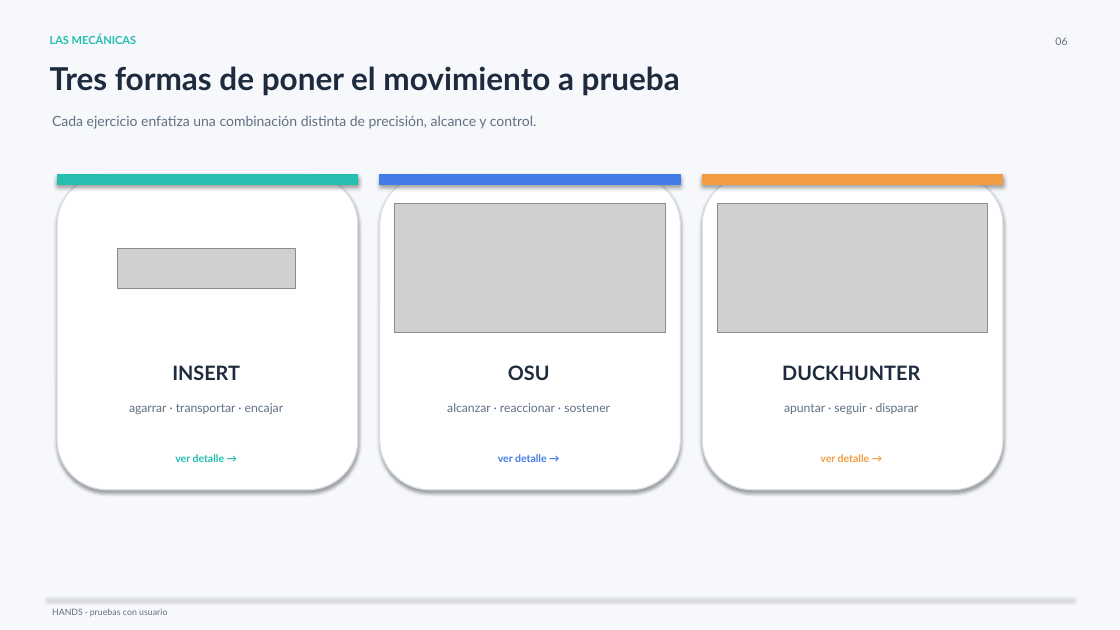
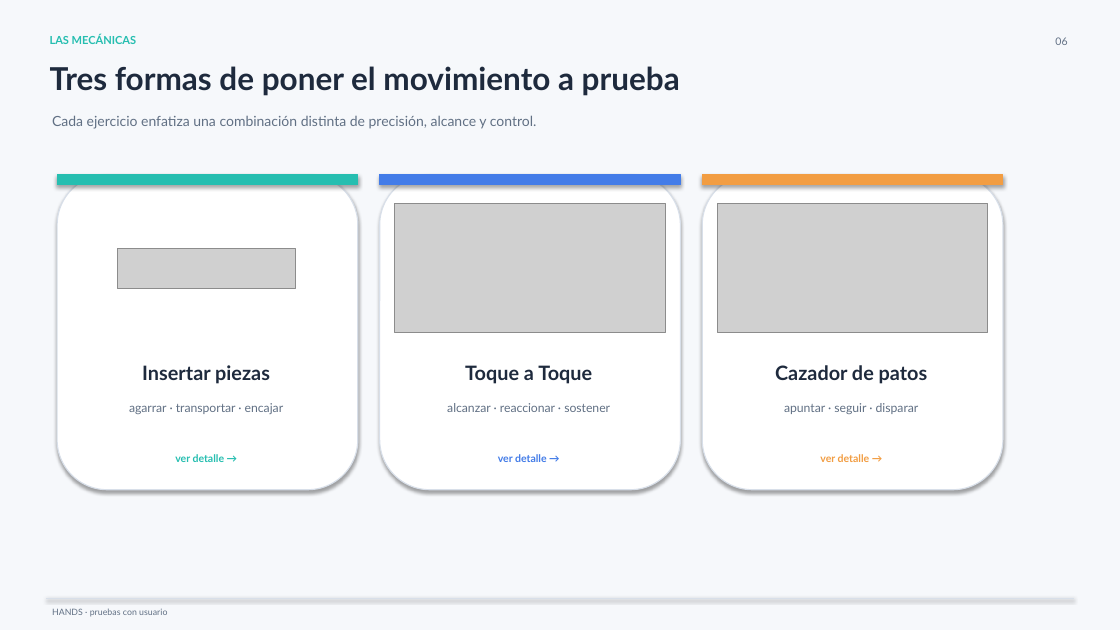
Before and after one commit to sanxxtiago/Hands, a slide deck: slide 6 of Presentacion_MotiVa_Pruebas_Usuario.pptx. Drawn at 1120x630 pixels with LibreOffice and Linux fonts; fonts in the diff are those of the drawing; grey boxes stand for pictures. Boxes give left, top, right and bottom in pixels: in the first picture for what was removed or moved away, otherwise in the second. Text is boxed around its words. In the diff, an @@ line names an element or a change of style, - is before the commit and + after.

```diff
--- a/Presentacion_MotiVa_Pruebas_Usuario.pptx
+++ b/Presentacion_MotiVa_Pruebas_Usuario.pptx
@@ text at bbox=[142, 365, 270, 384]: text changed @@
-INSERT
+Insertar piezas
@@ text at bbox=[465, 365, 592, 384]: text changed @@
-OSU
+Toque a Toque
@@ text at bbox=[775, 365, 928, 384]: text changed @@
-DUCKHUNTER
+Cazador de patos
```
Also in this commit, not shown: 4 other slides changed.
